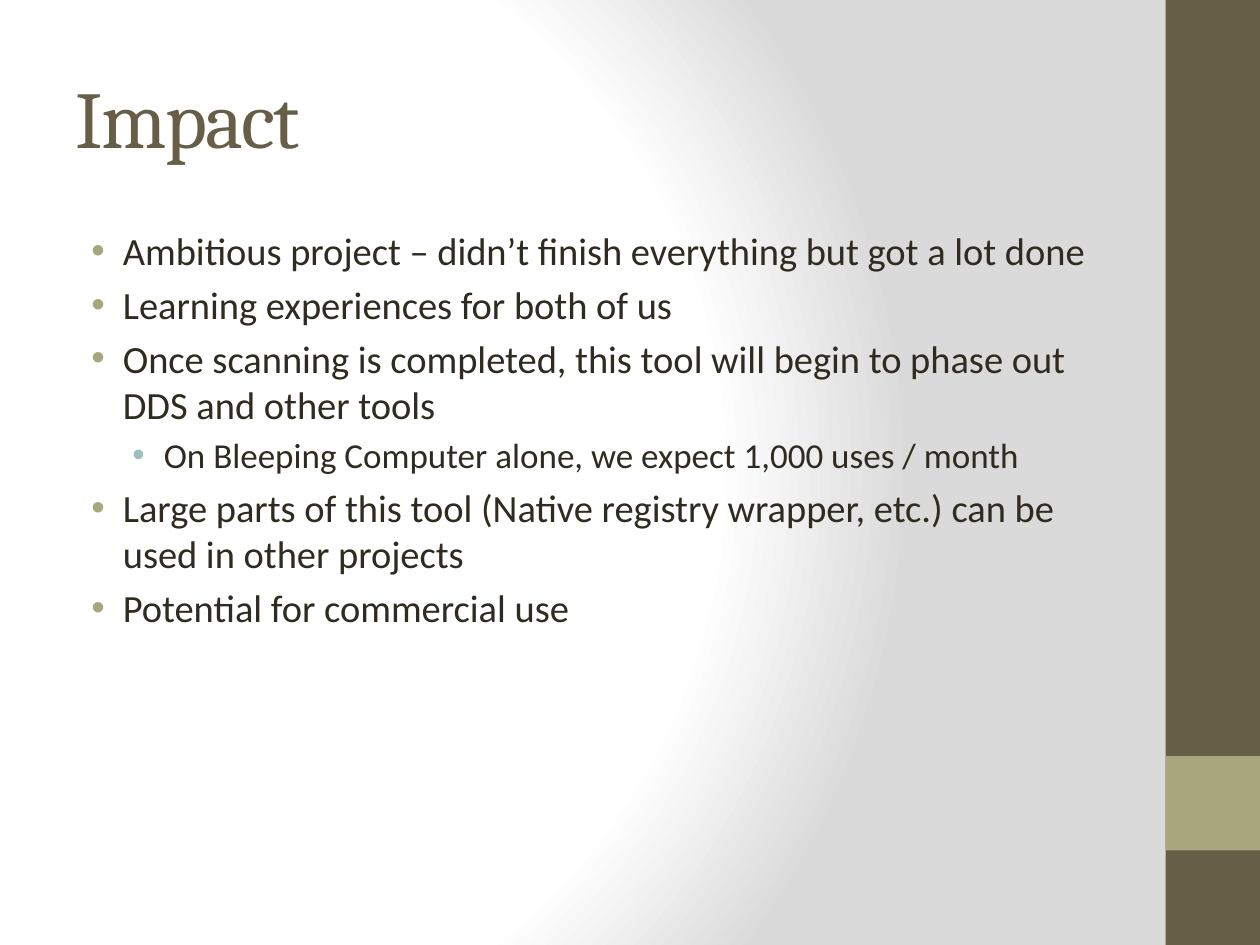
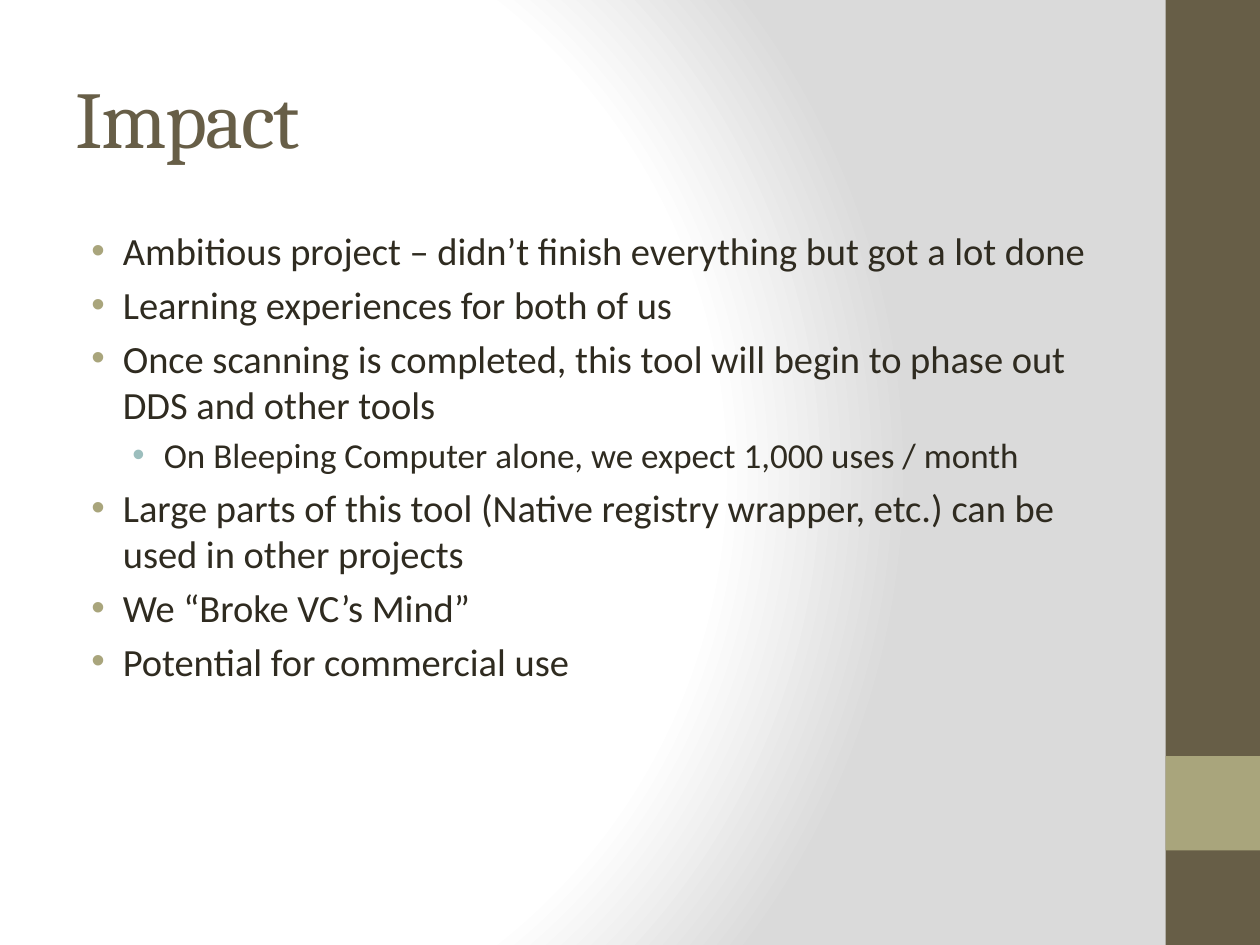
Before and after one commit to BillyONeal/Instalog, a slide deck: slide 11 of Docs/EECS395.Spring2012.SnyderOneal.FinalPresentation.Instalog.pptx. Drawn at 1260x945 pixels with LibreOffice and Linux fonts; fonts in the diff are those of the drawing. Boxes give left, top, right and bottom in pixels: in the first picture for what was removed or moved away, otherwise in the second. Text is boxed around its words. In the diff, an @@ line names an element or a change of style, - is before the commit and + after.

```diff
--- a/Docs/EECS395.Spring2012.SnyderOneal.FinalPresentation.Instalog.pptx
+++ b/Docs/EECS395.Spring2012.SnyderOneal.FinalPresentation.Instalog.pptx
@@ text at <box>123,594,470,623</box>: paragraph added @@
+• We “Broke VC’s Mind”
```
Also in this commit, not shown: 1 other slide changed.
